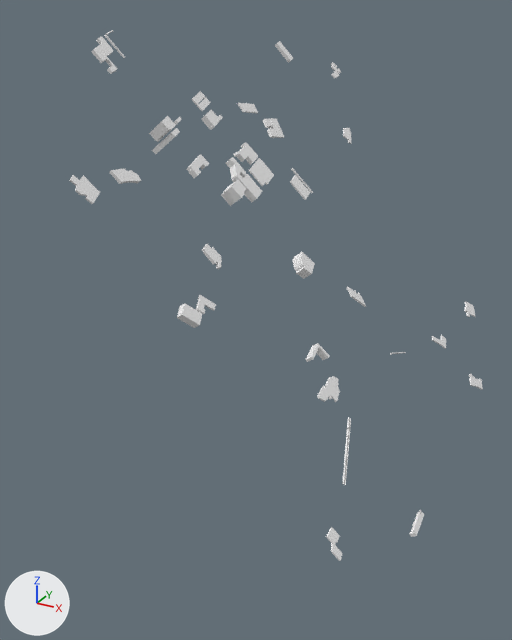
The glTF model foss4g-2025/public/premade-output/tileset/buildings/data/RC0.glb, before and after one commit.
Camera for both pictures: a camera (50 mm lens) standing at (-5087291.0, 464005.0, -3803383.0) and looking at (-5088669.0, 466510.0, -3804635.0). Arrows for +X, +Y and +Z are at lower left; the lights stay in place. Where no turn or scale is listed for an object, it has been applied to the vertices. Vertices at the same position are counted once.

The first picture shows 'node'.
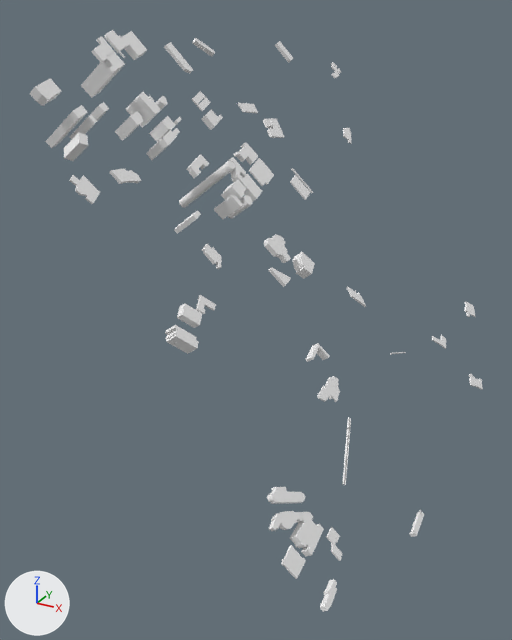
Where the newer file only moved an object's origin or applied its transform, the numbers keep the older frame.

What differs and where, as boxes (x1, y1, x2, y2) in the pictures (512 x 640 px):
'node', reshaped (9% wider, 10% taller): before (69, 30, 483, 561); after (30, 30, 483, 612)
part 1 of me_mesh_0, built on: before (206, 116, 284, 158); after (30, 31, 291, 354)
part 2 of me_mesh_0, added: after (267, 487, 337, 612)

The change in detail:
me_mesh_0 is used by ob_node; location (-5088420.0, 466692.0, -3804502.0).
me_mesh_0 had 1944 vertices, 3751 faces and spanned x -736.0..600.0, y -978.0..1060.0, z -857.0..1046.0.
me_mesh_0 now has 3290 vertices, 6351 faces and spans x -832.0..600.0, y -1050.0..1060.0, z -857.0..1046.0.
me_mesh_0 part 1: 15 vertices removed from x -485.0..-265.0, y -182.0..270.0, z 420.0..722.0; 891 vertices added at x -832.0..-39.0, y -955.0..270.0, z 42.0..1044.0.
me_mesh_0 part 2: 470 vertices added at x 215.0..475.0, y -1050.0..-812.0, z -748.0..-365.0.
